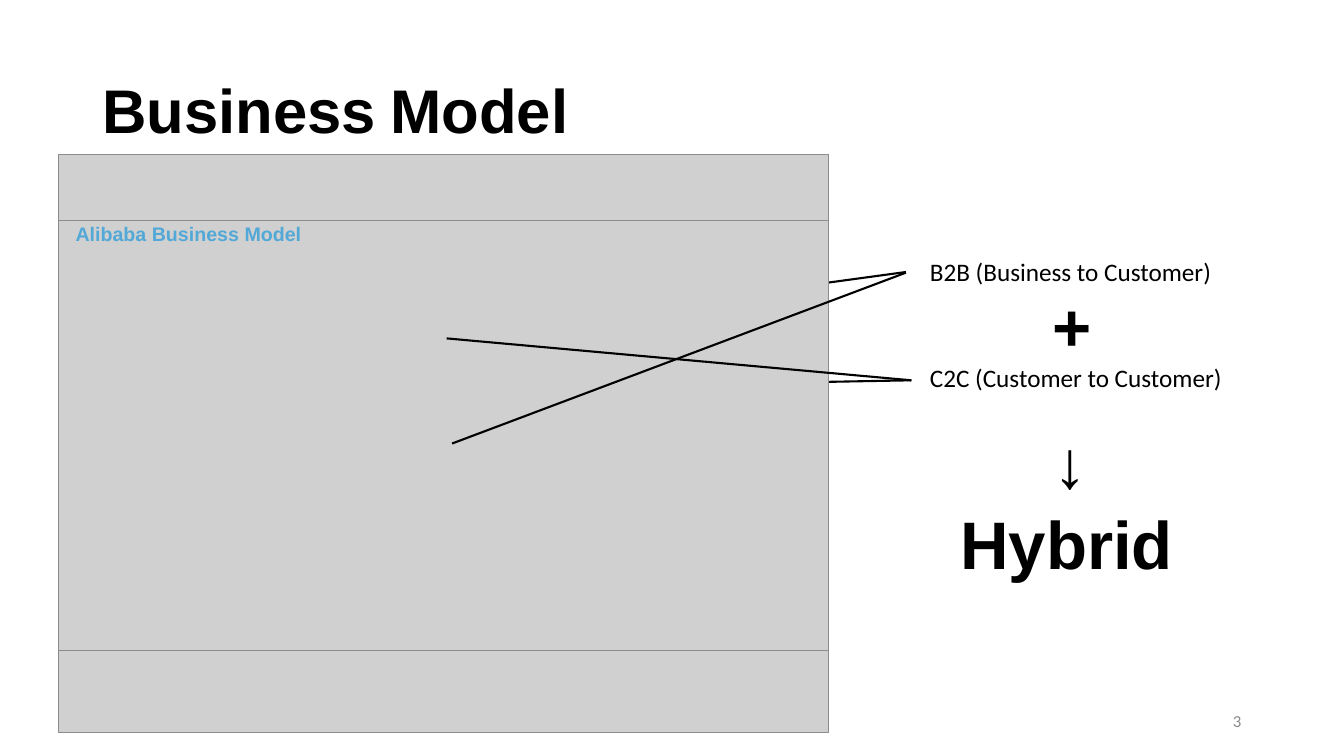
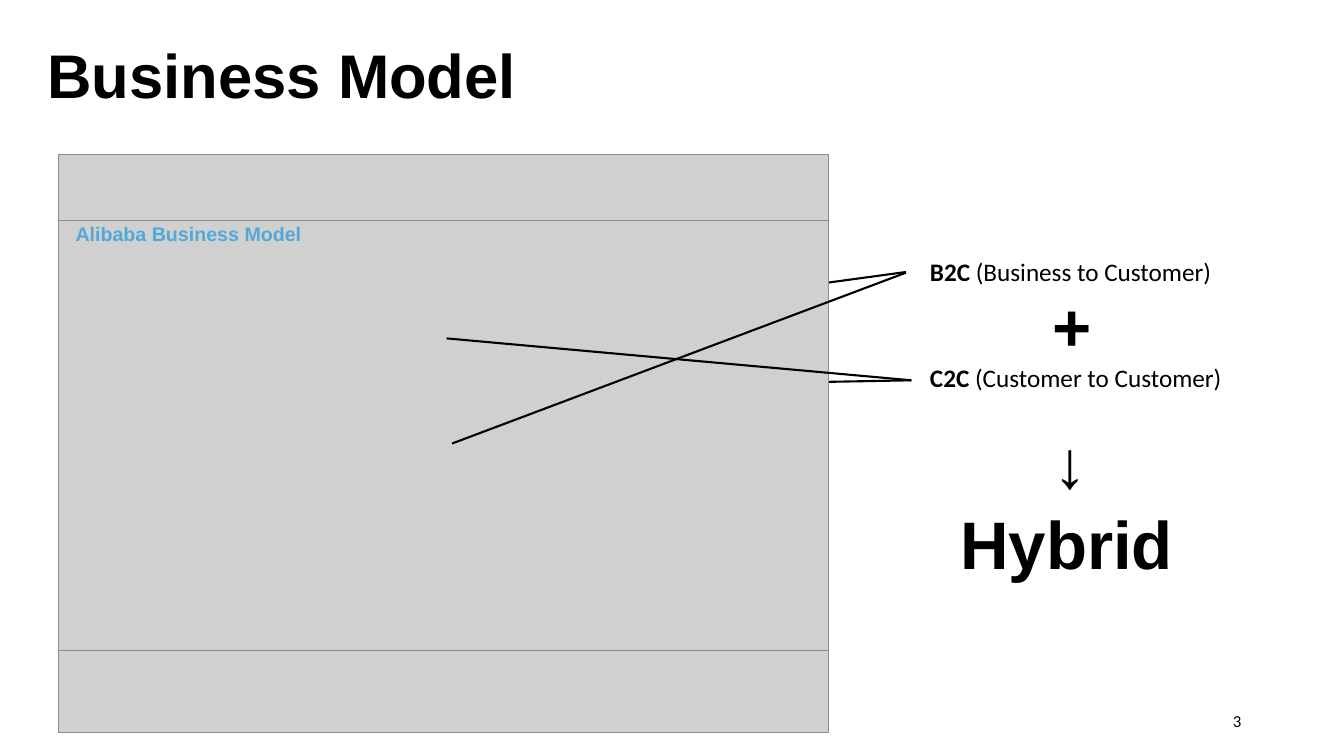
Before and after one commit to lrrong2020/Technical-Writing, a slide deck: slide 3 of Technical Writing.pptx. Drawn at 1344x756 pixels with LibreOffice and Linux fonts; fonts in the diff are those of the drawing; grey boxes stand for pictures. Boxes give left, top, right and bottom in pixels: in the first picture for what was removed or moved away, otherwise in the second. Text is boxed around its words. In the diff, an @@ line names an element or a change of style, - is before the commit and + after.

```diff
--- a/Technical Writing.pptx
+++ b/Technical Writing.pptx
@@ text "Business Model": place and size @@
-text "Business Model" at <box>102,88,569,134</box>
+text "Business Model" at <box>47,53,516,99</box>
@@ text "Business Model" at <box>47,53,516,99</box>: line spacing 0.9 to 1; vertical alignment middle to top @@
@@ text at <box>930,262,1211,285</box>: text changed @@
-B2B (Business to Customer)
+B2C (Business to Customer)
@@ page number at <box>1233,716,1241,727</box>: text colour #8C8C8C to #000000 @@
```
Also in this commit, not shown: 10 other slides changed.
